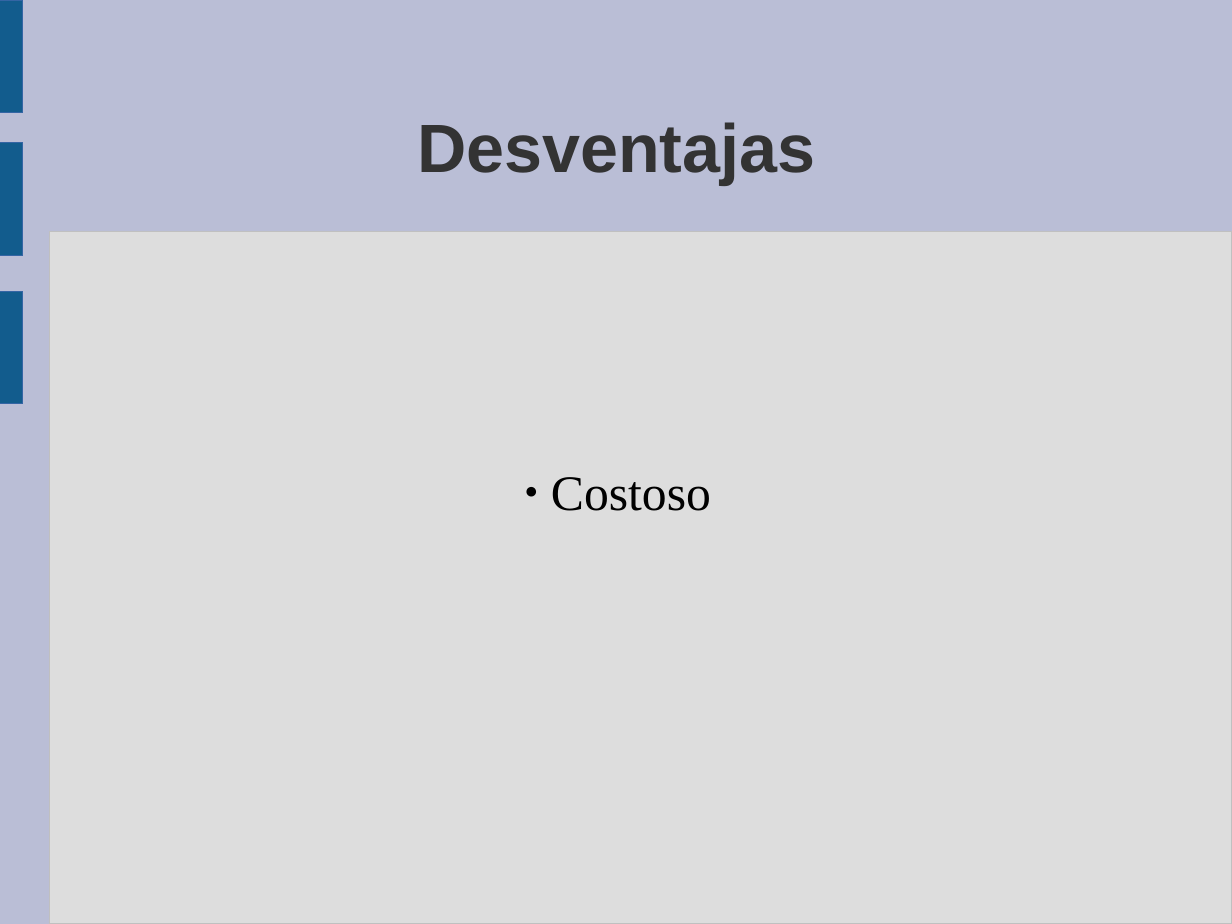
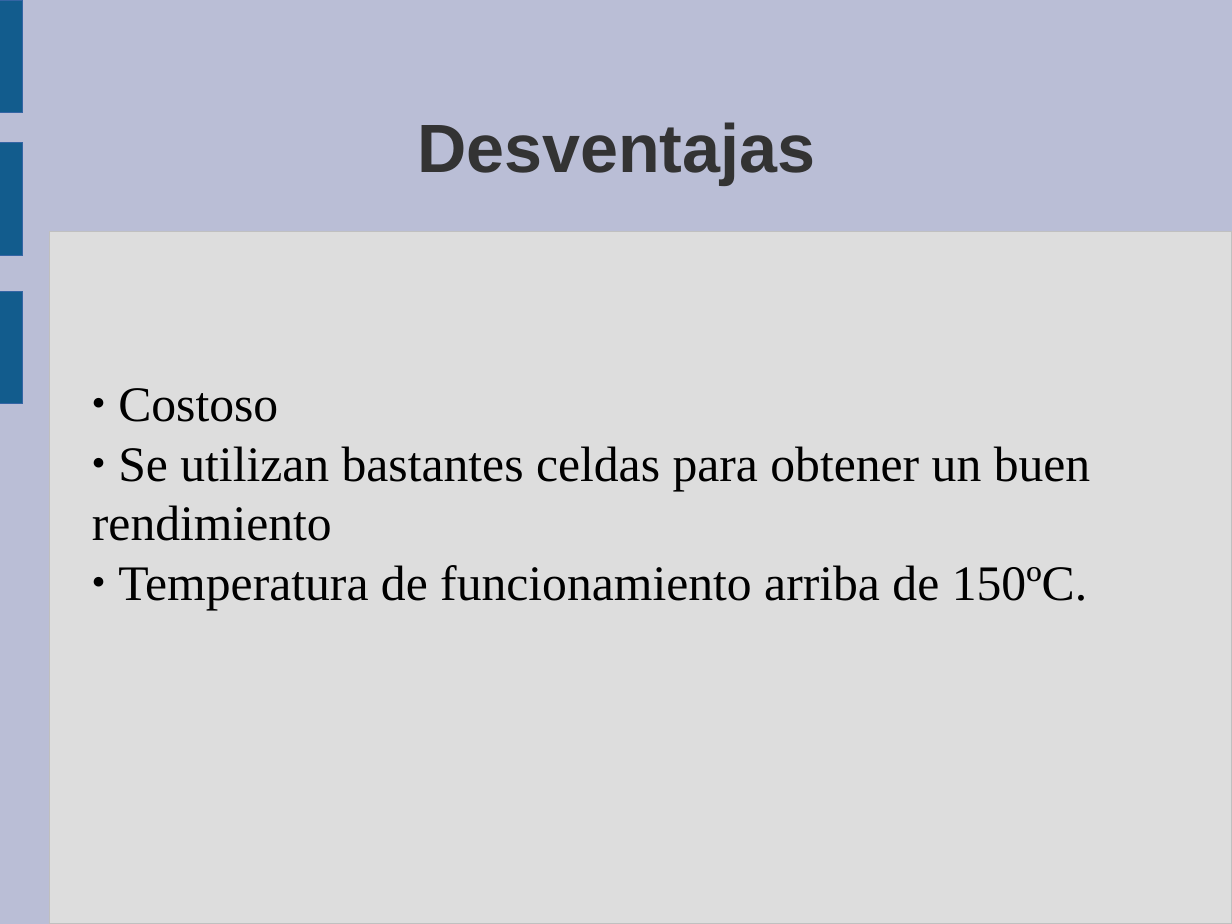
Before and after one commit to guanucoluis/proyecto5r1, a slide deck: slide 16 of Catedras/Tecnologia/MARCO.odp (slide 19 before the commit). Drawn at 1232x924 pixels with LibreOffice and Linux fonts; fonts in the diff are those of the drawing. Boxes give left, top, right and bottom in pixels: in the first picture for what was removed or moved away, otherwise in the second. Text is boxed around its words. In the diff, an @@ line names an element or a change of style, - is before the commit and + after.

```diff
--- a/Catedras/Tecnologia/MARCO.odp
+++ b/Catedras/Tecnologia/MARCO.odp
@@ subtitle at bbox=[118, 388, 278, 422]: alignment centre to left @@
@@ subtitle at bbox=[92, 446, 1091, 610]: paragraphs added @@
+● Se utilizan bastantes celdas para obtener un buen
+rendimiento
+● Temperatura de funcionamiento arriba de 150ºC.
```
Also in this commit, not shown: 11 other slides changed, 5 slides added, 4 slides removed, 4 other files.
